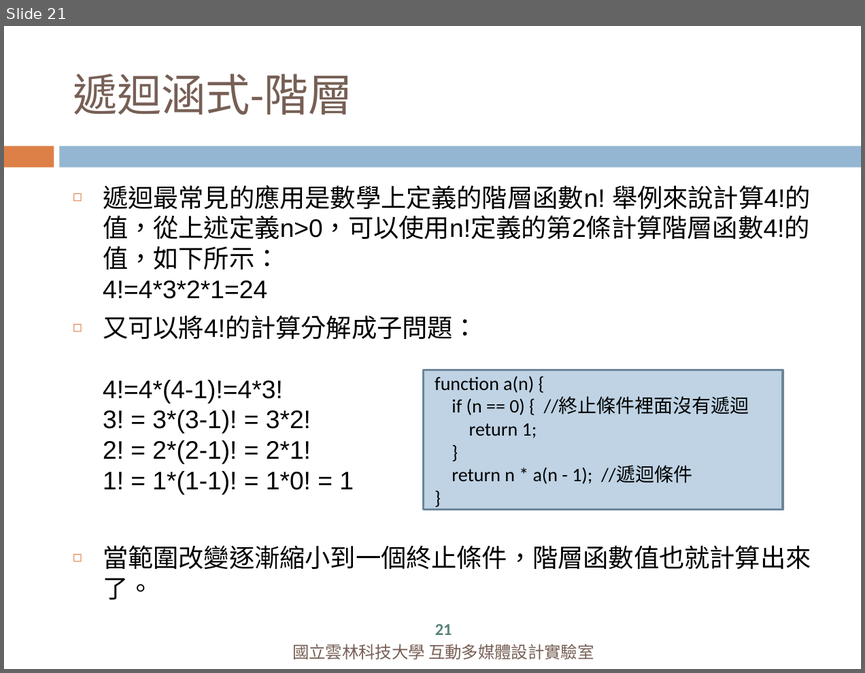
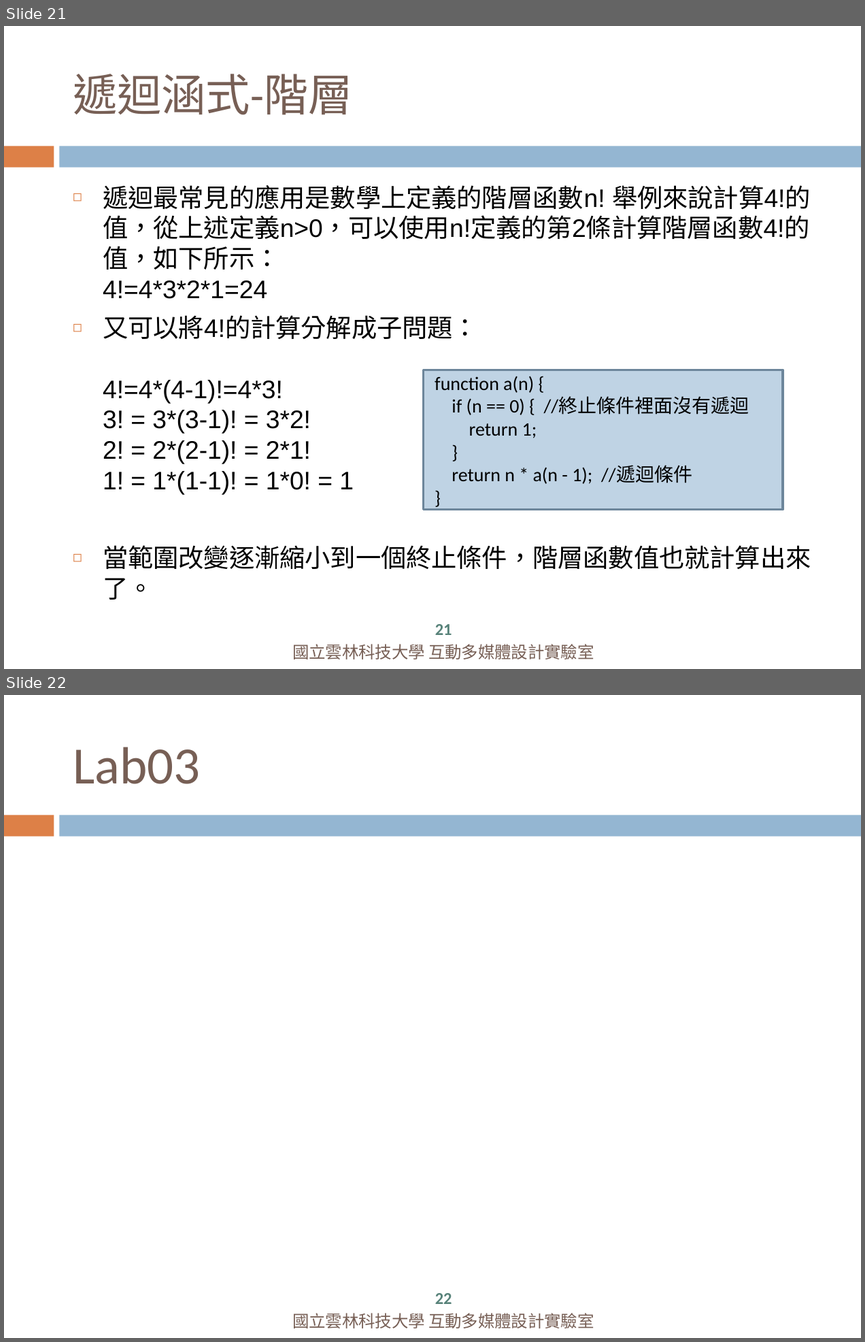
Before and after one commit to popo566464/JavaScript-_Process-Syntax_and_Functions_Tutorial, a slide deck: week2/控制流程與函式-2.pptx. Shown one above the other, each under a label of ours: slide 21 before the commit, slides 21 and 22 after it. The pictures are 865x673 and 865x1342 pixels, drawn with LibreOffice and Linux fonts; fonts in the diff are those of the drawing. Boxes give left, top, right and bottom in pixels: in the first picture for what was removed or moved away, otherwise in the second. Text is boxed around its words. In the diff, an @@ line names an element or a change of style, - is before the commit and + after.

```diff
--- a/week2/控制流程與函式-2.pptx
+++ b/week2/控制流程與函式-2.pptx
@@ slide 22 added at (x1=4, y1=695, x2=861, y2=1338), background #FFFFFF; not listed: 2 template elements that a slide beside it also shows @@
@@ title added at (x1=73, y1=747, x2=201, y2=784), 33 pt, text #775F55 @@
+Lab03
@@ page number added at (x1=435, y1=1293, x2=452, y2=1304), 10.5 pt, text #578279, bold @@
+22
@@ text added at (x1=292, y1=1312, x2=594, y2=1328), 10.5 pt, text #775F55 @@
+國立雲林科技大學 互動多媒體設計實驗室
```
Also in this commit, not shown: 1 other slide added, 6 other files.
